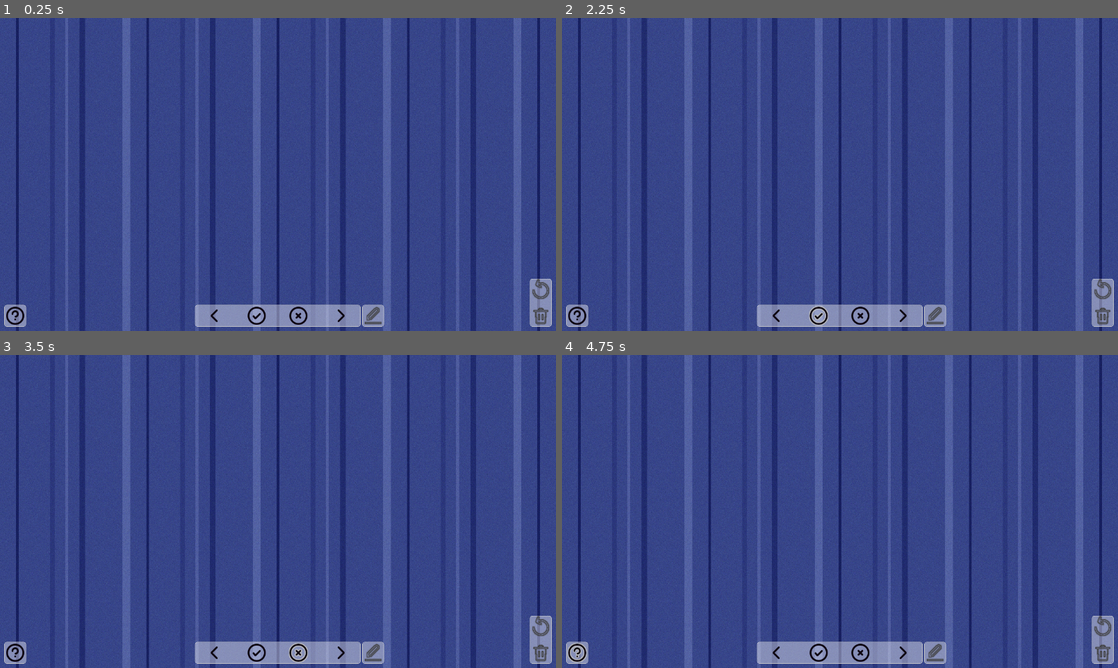
Above: before the commit, frames 1-4 (two rows, left to right).
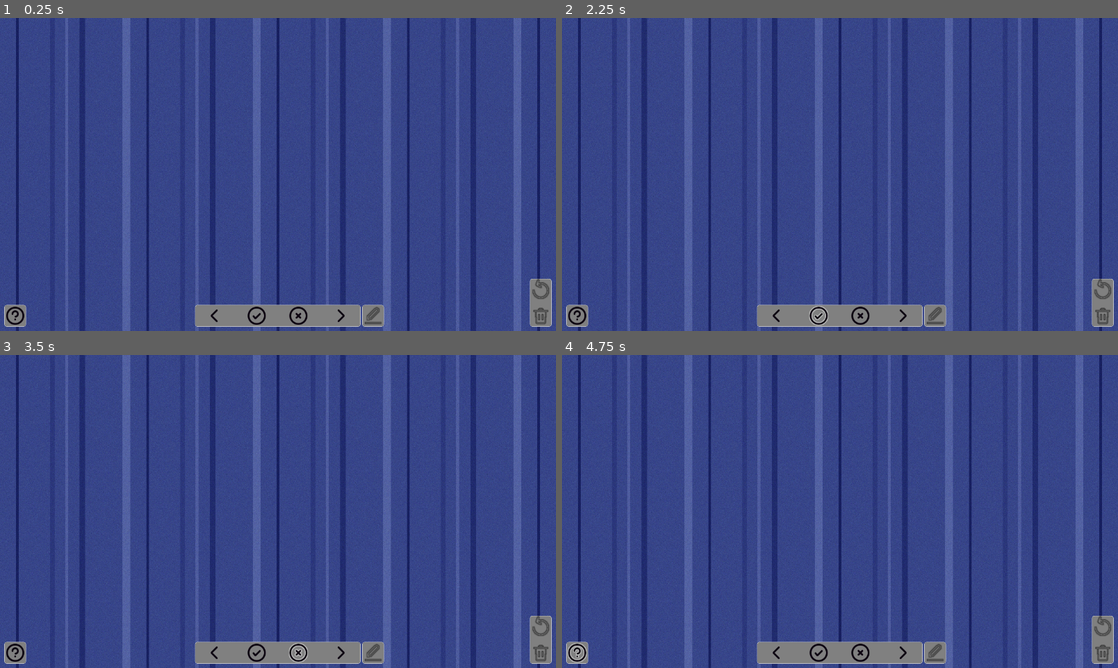
Above: after the commit, the same moments.

Repository: anthonyj-codestuff/dupeguru-csv-handler
Game: Godot game, scene res://main.tscn
Two runs of this game, one before a commit and one after it. Both use one fixed random seed, a clock stepped at 60 frames per second and the inputs below. The engine's default icon, where the game draws it, is replaced by a stand-in: a white triangle on a blue panel in a dark square.
Inputs (mouse positions are in pixels of both pictures, inside the frame that each line leads up to):
- Up to frame 1 (0.25 s): no input
- Up to frame 2 (2.25 s): click (578, 315) at 0.5 s; click (778, 315) at 1.25 s; click (817, 315) at 2 s
- Up to frame 3 (3.5 s): click (300, 652) at 2.75 s
- Up to frame 4 (4.75 s): click (901, 652) at 3.5 s; click (578, 652) at 4.25 s

The runs differ from the first frame. In frame 1, 2.6% of the frame differs, in the area x 0-100%, y 83-99%; in frame 2, 2.6%; in frame 3, 2.6%; in frame 4, 2.6%.
Error in both runs: Invalid assignment of property or key 'text' with value of type 'String' on a base object of type 'null instance'. (res://scenes/ImageLoader.gd:28)

Commit message:
improving visibility

Diff:
--- a/project/scenes/ControlPanel_BasicTheme.tres
+++ b/project/scenes/ControlPanel_BasicTheme.tres
@@ -1,7 +1,7 @@
 [gd_resource type="Theme" load_steps=2 format=3 uid="uid://ifb2gtb5tddr"]
 
 [sub_resource type="StyleBoxFlat" id="StyleBoxFlat_mk805"]
-bg_color = Color(1, 1, 1, 0.396078)
+bg_color = Color(0.5, 0.5, 0.5, 1)
 border_width_left = 1
 border_width_top = 1
 border_width_right = 1
